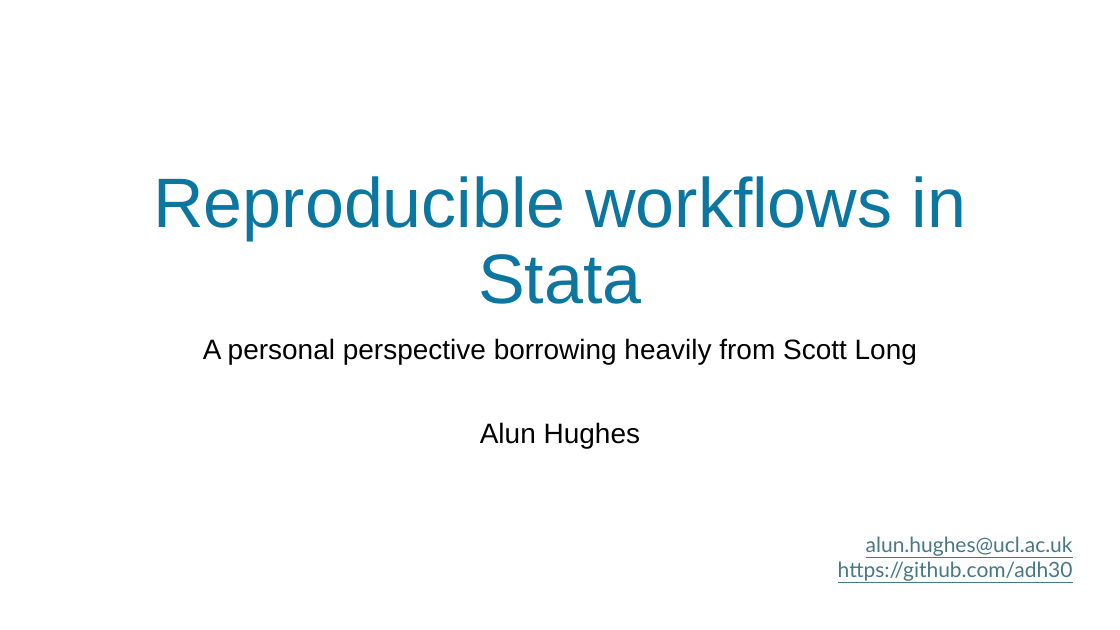
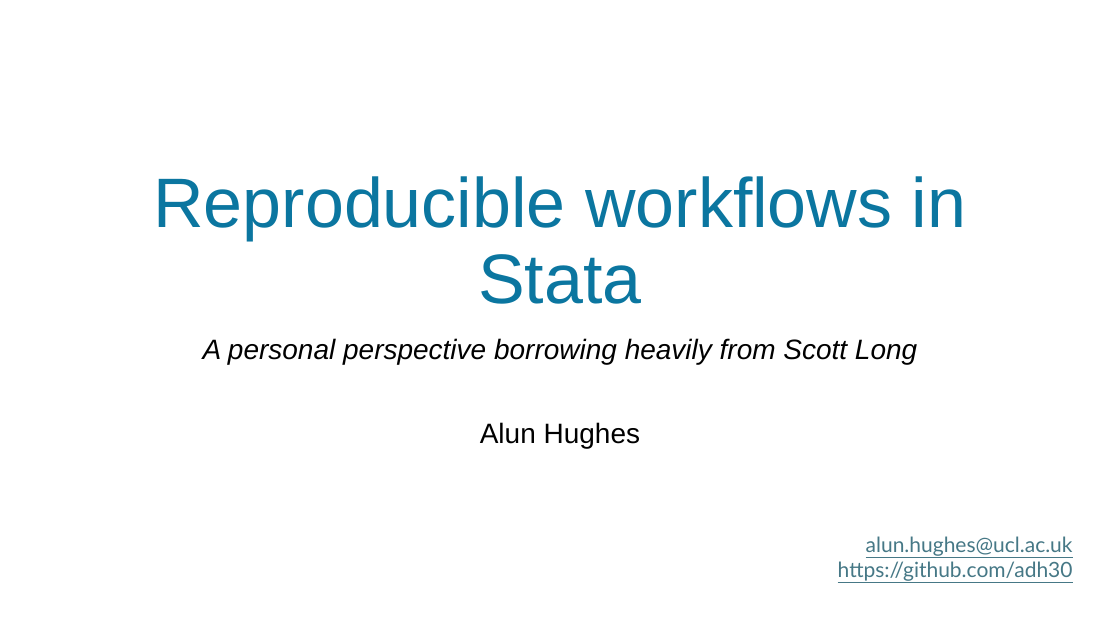
Before and after one commit to adh30/HDRUK_2024, a slide deck: slide 1 of Reproducible_workflows_in_Stata_1.pptx. Drawn at 1120x630 pixels with LibreOffice and Linux fonts; fonts in the diff are those of the drawing. Boxes give left, top, right and bottom in pixels: in the first picture for what was removed or moved away, otherwise in the second. Text is boxed around its words. In the diff, an @@ line names an element or a change of style, - is before the commit and + after.

```diff
--- a/Reproducible_workflows_in_Stata_1.pptx
+++ b/Reproducible_workflows_in_Stata_1.pptx
@@ subtitle at [203,338,917,364]: italic on in "A personal perspective borrowing heavily from Scott ..." @@
```
Also in this commit, not shown: 7 other slides changed.
